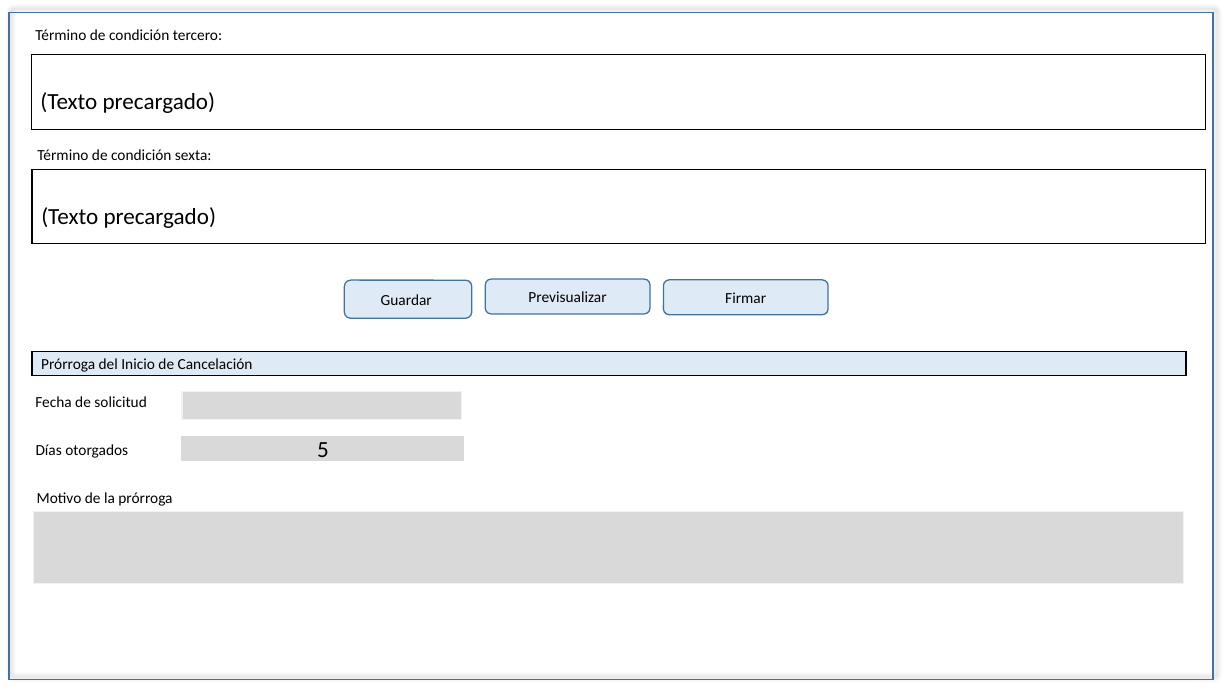
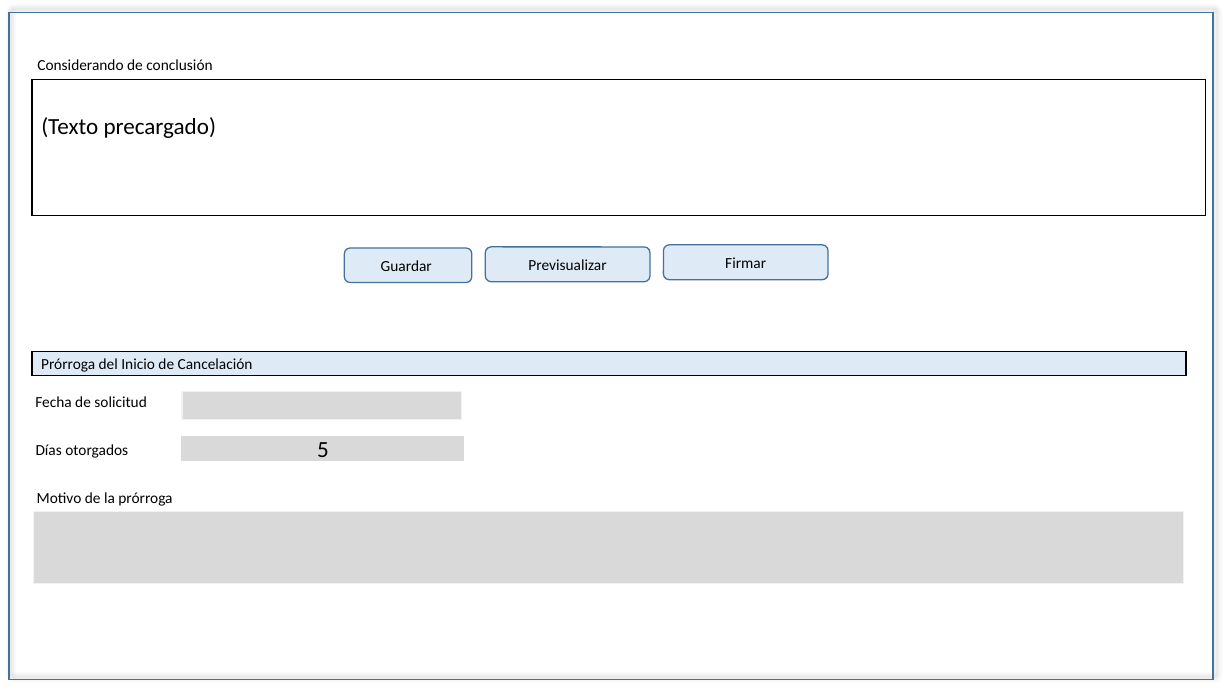
Before and after one commit to EDDIE83/Documentos, a slide deck: slide 5 of TAF 092019/Cancelación.pptx (slide 4 before the commit). Drawn at 1232x693 pixels with LibreOffice and Linux fonts; fonts in the diff are those of the drawing. Boxes give left, top, right and bottom in pixels: in the first picture for what was removed or moved away, otherwise in the second. Text is boxed around its words. In the diff, an @@ line names an element or a change of style, - is before the commit and + after.

```diff
--- a/TAF 092019/Cancelación.pptx
+++ b/TAF 092019/Cancelación.pptx
@@ text removed at box(35, 29, 222, 40) @@
-Término de condición tercero:
@@ table removed at box(31, 55, 1206, 129), 1 rows, 1 columns @@
-(Texto precargado)
@@ text at box(37, 59, 212, 70): text changed @@
-Término de condición sexta:
+Considerando de conclusión
@@ table: place and size @@
-table at box(32, 169, 1206, 244)
+table at box(32, 79, 1206, 215)
@@ rounded rectangle "Guardar": place and size @@
-rounded rectangle "Guardar" at box(345, 280, 472, 318)
+rounded rectangle "Guardar" at box(345, 248, 472, 282)
@@ rounded rectangle "Previsualizar": place and size @@
-rounded rectangle "Previsualizar" at box(485, 279, 650, 314)
+rounded rectangle "Previsualizar" at box(485, 247, 650, 282)
@@ rounded rectangle "Firmar": place and size @@
-rounded rectangle "Firmar" at box(664, 280, 828, 315)
+rounded rectangle "Firmar" at box(664, 245, 828, 280)
```
Also in this commit, not shown: 21 other slides changed, 1 slide added, 9 slides removed, 15 other files.
